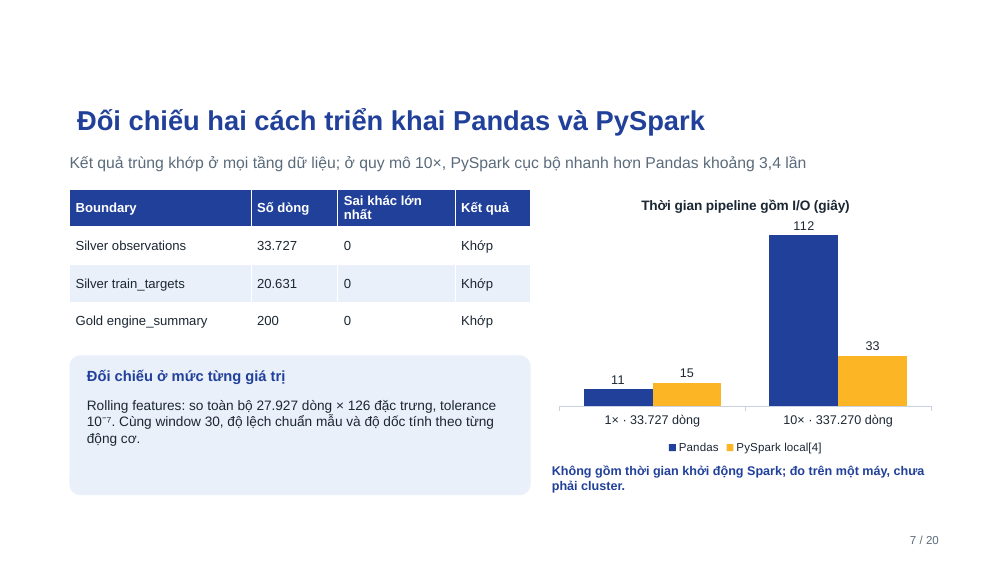
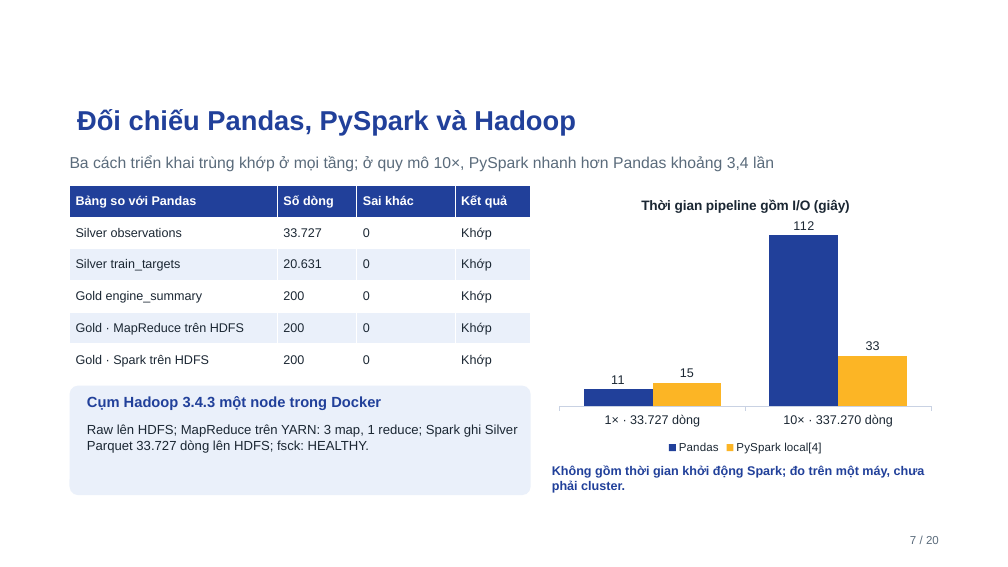
Before and after one commit to ti014/tinasa-cmapss-rul-prediction, a slide deck: slide 7 of slides/cmapss_fd001_presentation.pptx. Drawn at 1008x567 pixels with LibreOffice and Linux fonts; fonts in the diff are those of the drawing; background and template pictures are left out. Boxes give left, top, right and bottom in pixels: in the first picture for what was removed or moved away, otherwise in the second. Text is boxed around its words. In the diff, an @@ line names an element or a change of style, - is before the commit and + after.

```diff
--- a/slides/cmapss_fd001_presentation.pptx
+++ b/slides/cmapss_fd001_presentation.pptx
@@ title at [77, 109, 576, 135]: text changed @@
-Đối chiếu hai cách triển khai Pandas và PySpark
+Đối chiếu Pandas, PySpark và Hadoop
@@ text at [70, 155, 774, 172]: text changed @@
-Kết quả trùng khớp ở mọi tầng dữ liệu; ở quy mô 10×, PySpark cục bộ nhanh hơn Pandas khoảng 3,4 lần
+Ba cách triển khai trùng khớp ở mọi tầng; ở quy mô 10×, PySpark nhanh hơn Pandas khoảng 3,4 lần
@@ table at [70, 185, 531, 376] @@
-row 1, column 1: Boundary
+row 1, column 1: Bảng so với Pandas
-row 1, column 3: Sai khác lớn nhất
+row 1, column 3: Sai khác
+row 5: Gold · MapReduce trên HDFS | 200 | 0 | Khớp
+row 6: Gold · Spark trên HDFS | 200 | 0 | Khớp
@@ table: place and size @@
-table at [70, 189, 531, 340]
+table at [70, 185, 531, 376]
@@ rounded rectangle: place and size @@
-rounded rectangle at [70, 355, 531, 495]
+rounded rectangle at [70, 386, 531, 495]
@@ text at [87, 396, 381, 410]: text changed @@
-Đối chiếu ở mức từng giá trị
+Cụm Hadoop 3.4.3 một node trong Docker
@@ text at [87, 424, 518, 453]: text changed; size 13 to 12.5 pt @@
-Rolling features: so toàn bộ 27.927 dòng × 126 đặc trưng, tolerance 10⁻⁷. Cùng window 30, độ lệch chuẩn mẫu và độ dốc tính theo từng động cơ.
+Raw lên HDFS; MapReduce trên YARN: 3 map, 1 reduce; Spark ghi Silver Parquet 33.727 dòng lên HDFS; fsck: HEALTHY.
```
Also in this commit, not shown: 2 other slides changed, 43 other files.
